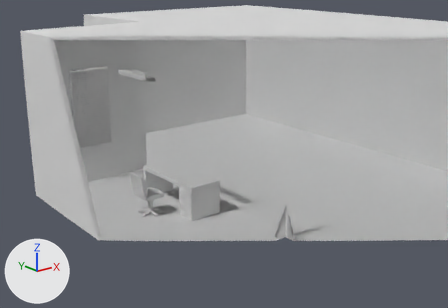
The Blender file Unity/WatcherUnity/Assets/Blender Objects/Files/Office.blend: old version first, new version second.
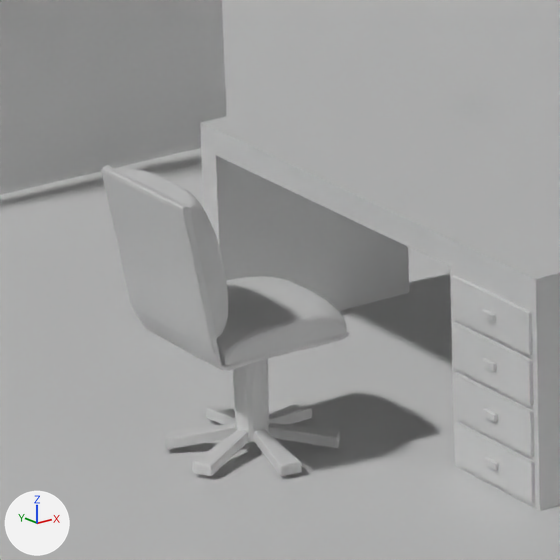
Old and new are each drawn whole from a 50 mm lens placed at (-9.89, -14.45, 7.03), pointed at (0.79, -1.11, 1.7) and again close up on the part from 26% to 43% of the width and 48% to 74% of the height. Lighting does not change. The marker at lower left points along +X, +Y and +Z. Everything nearer to the camera than a plane just in front of the edit is cut away.

The older version as bpy lines, for what is in view:
```python
me_cube_001 = bpy.data.meshes.new('Cube.001')
me_cube_001.from_pydata(...)  # 84 vertices, 80 faces; spans x -3.0..9.0, y -7.5..7.5, z -1.0..4.0
# faces by material slot: [66, 14]
me_cube_001.materials.append(mat_walls)  # white #e7e7e7
me_cube_001.materials.append(mat_carpet)  # white #e7e7e7
me_cube_005 = bpy.data.meshes.new('Cube.005')
me_cube_005.from_pydata(...)  # 3961 vertices, 3945 faces; spans x -0.483..0.312, y -0.322..0.324, z -0.047..0.339
# faces by material slot: [1977, 1968]
me_cube_005.materials.append(mat_base)  # white #e7e7e7
me_cube_005.materials.append(mat_cushion)  # white #e7e7e7
me_cube_006 = bpy.data.meshes.new('Cube.006')
me_cube_006.from_pydata(...)  # 324 vertices, 271 faces; spans x -0.408..0.299, y -0.374..0.374, z -0.29..-0.045
me_cube_006.materials.append(mat_base)  # white #e7e7e7
ob_chair = bpy.data.objects.new('Chair', me_cube_005)
ob_chair.location = (-1.057, 0.0, 0.6)
ob_chair.scale = (1.0, 1.0, 2.0)
_m = ob_chair.modifiers.new('Subdivision', 'SUBSURF')
_m.render_levels = 1
ob_chairbottom = bpy.data.objects.new('ChairBottom', me_cube_006)
ob_chairbottom.location = (-1.0, 0.0, 0.6)
ob_chairbottom.scale = (1.0, 1.0, 2.0)
ob_office = bpy.data.objects.new('Office', me_cube_001)
ob_office.location = (0.0, 0.0, 1.0)
_m = ob_office.modifiers.new('Solidify', 'SOLIDIFY')
_m.thickness = 0.1
_m.nonmanifold_thickness_mode = 'FIXED'
_m.nonmanifold_merge_threshold = 0.0003
# also in view: 'Desk' at (-0.02, -0.01, 0.5)
```
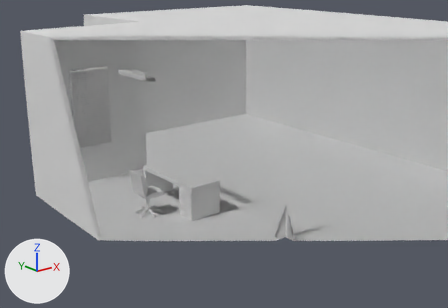
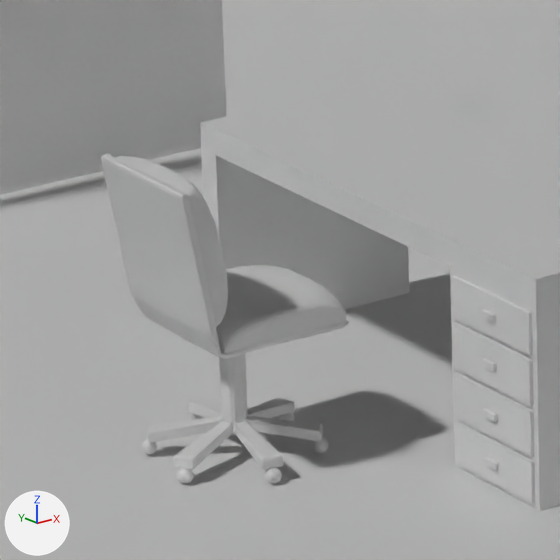
Where the change shows, as pixel boxes (x1, y1, x2, y2) in the close-ups (560 x 560 px; the box of a moved part takes in the faces that stretch with it):
'Chair', moved
    before: (102, 165, 350, 371)
    after: (101, 153, 350, 359)
'ChairBottom', reshaped, moved (8% wider, 11% taller)
    before: (166, 359, 340, 476)
    after: (141, 354, 329, 484)
part 1 of me_cube_006, added
    after: (191, 413, 205, 420)
part 2 of me_cube_006, added
    after: (141, 438, 157, 455)
part 3 of me_cube_006, added
    after: (177, 468, 194, 484)
part 4 of me_cube_006, added
    after: (265, 467, 282, 484)
part 5 of me_cube_006, added
    after: (314, 437, 329, 453)
part 6 of me_cube_006, added
    after: (278, 412, 295, 420)
part 7 of me_cube_006, moved or reshaped
    before: (167, 359, 338, 465)
    after: (176, 354, 321, 459)

What the commit changed:
me_cube_006 is used by ob_chairbottom; location (-1.0, 0.0, 0.6); scale (1.0, 1.0, 2.0).
me_cube_006 had 324 vertices, 271 faces and spanned x -0.408..0.299, y -0.374..0.374, z -0.29..-0.045.
me_cube_006 now has 3456 vertices, 3607 faces and spans x -0.419..0.312, y -0.396..0.395, z -0.324..-0.045.
me_cube_006 part 1: a new loose piece of 522 vertices spanning x -0.042..0.026, y 0.332..0.395, z -0.324..-0.29, in mat_base (white #e7e7e7).
me_cube_006 part 2: a new loose piece of 522 vertices spanning x -0.375..-0.307, y 0.186..0.253, z -0.324..-0.29, in mat_base (white #e7e7e7).
me_cube_006 part 3: a new loose piece of 522 vertices spanning x -0.419..-0.352, y -0.176..-0.108, z -0.324..-0.29, in mat_base (white #e7e7e7).
me_cube_006 part 4: a new loose piece of 522 vertices spanning x -0.136..-0.068, y -0.396..-0.333, z -0.324..-0.29, in mat_base (white #e7e7e7).
me_cube_006 part 5: a new loose piece of 522 vertices spanning x 0.192..0.26, y -0.252..-0.185, z -0.324..-0.29, in mat_base (white #e7e7e7).
me_cube_006 part 6: a new loose piece of 522 vertices spanning x 0.249..0.312, y 0.099..0.167, z -0.324..-0.29, in mat_base (white #e7e7e7).
Part 7, on me_cube_006:
3 vertices in x -0.019, y 0.063, z -0.239..-0.045 move by (-0.009, -0.015, 0.0).
75 vertices move from x -0.13..0.02, y -0.075..0.075, z -0.245..-0.045 to x -0.112..0.002, y -0.057..0.057, z -0.245..-0.045.
Object 'Chair' (ob_chair) moves from (-1.057, 0.0, 0.6) to (-1.057, 0.0, 0.652).
Object 'ChairBottom' (ob_chairbottom) moves from (-1.0, 0.0, 0.6) to (-1.085, 0.0, 0.652).
